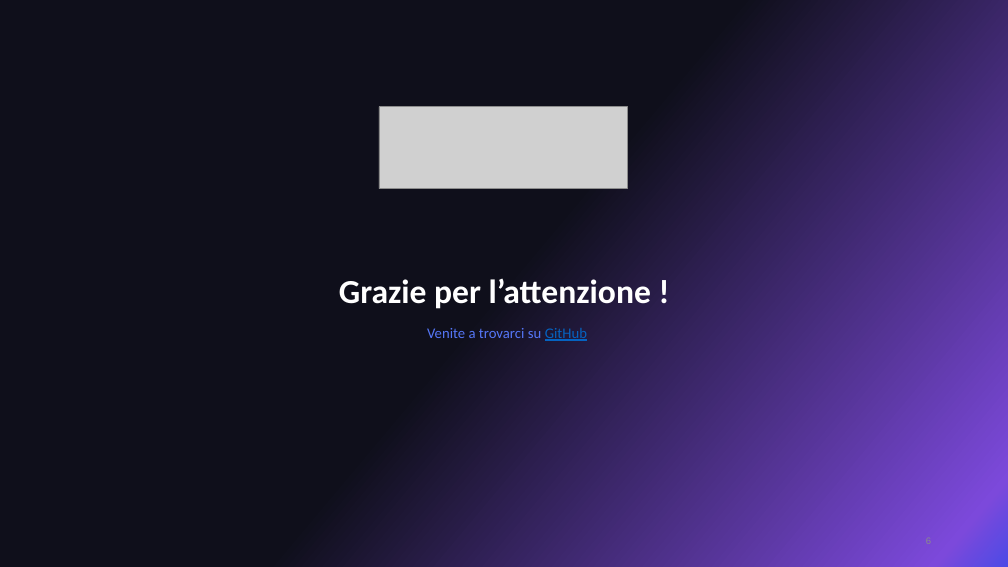
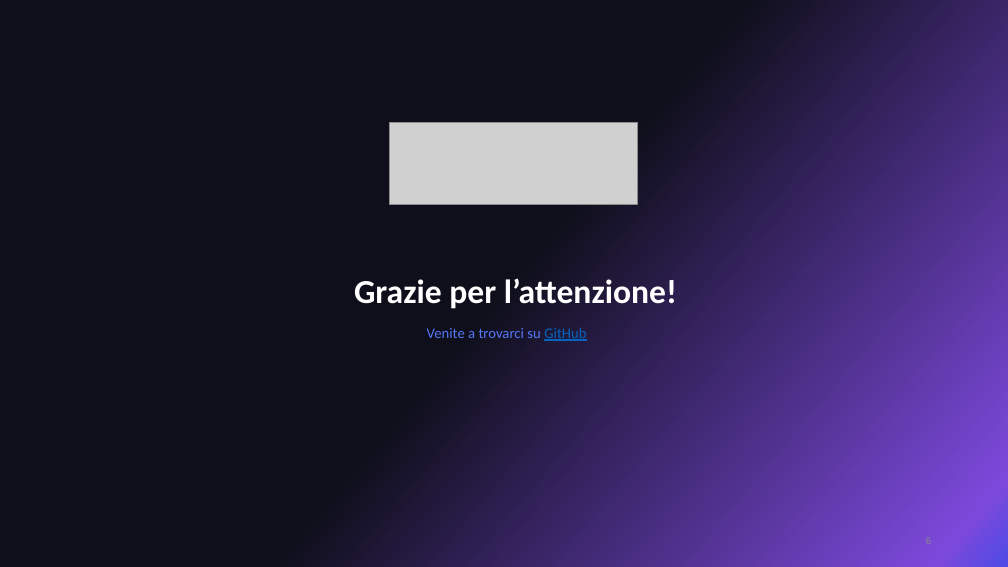
Before and after one commit to 0x06tudio/docs, a slide deck: slide 6 of src/diari_di_bordo/DiarioDiBordo1_ZeroSixStudio.pptx. Drawn at 1008x567 pixels with LibreOffice and Linux fonts; fonts in the diff are those of the drawing; grey boxes stand for pictures; background and template pictures are left out. Boxes give left, top, right and bottom in pixels: in the first picture for what was removed or moved away, otherwise in the second. Text is boxed around its words. In the diff, an @@ line names an element or a change of style, - is before the commit and + after.

Commit message:
Aggiornata presentazione DiarioDiBordo1_ZeroSixStudio aggiungendo logo e link GitHub

```diff
--- a/src/diari_di_bordo/DiarioDiBordo1_ZeroSixStudio.pptx
+++ b/src/diari_di_bordo/DiarioDiBordo1_ZeroSixStudio.pptx
@@ picture: place and size @@
-picture at [379, 107, 627, 189]
+picture at [389, 123, 637, 205]
@@ title at [354, 278, 677, 309]: spaces changed @@
-Grazie per l’attenzione !
+Grazie per l’attenzione!
```
